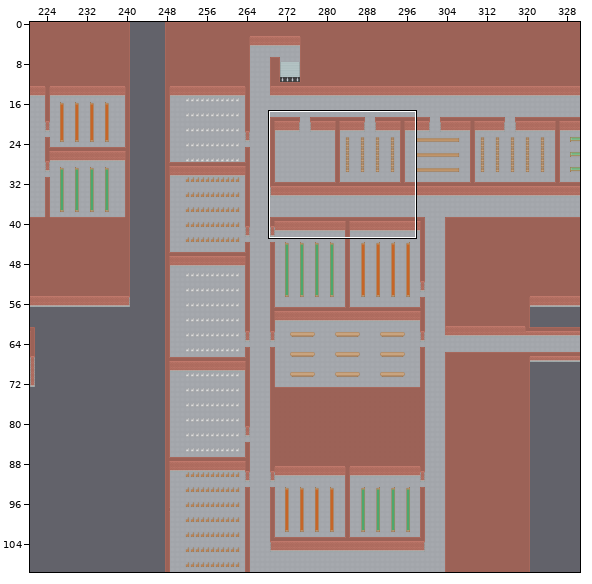
One commit to this Tiled map: core/assets/visuals/maps/Turlington_Dungeon.tmx. The picture above shows the old version from afar; the outline marks the close-up.
Close-up. Before:
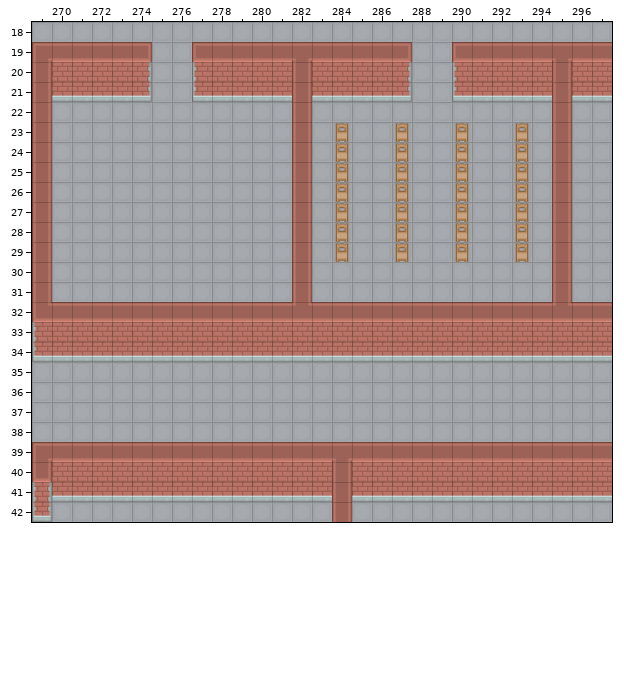
Cells are 64x64 px. Shown: x 269..297, y 18..42. The commit also changed other parts of the map, which this record leaves out.
The result:
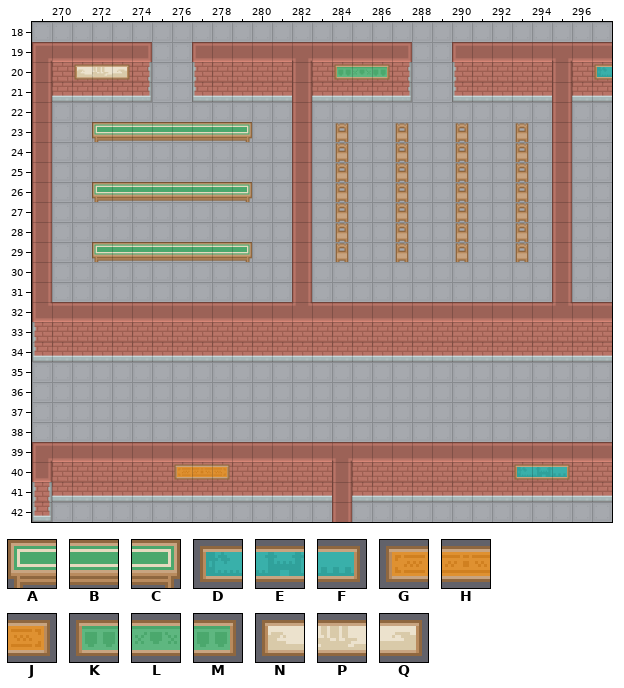
Key: from "roguelikeIndoor_transparent64": A 287, B 288, C 289, D 408, E 409, F 410, G 436, H 437, J 438, K 464, L 465, M 466, N 492, P 493, Q 494.
_ is an empty cell.
Difference:
Layer "Collision":
y 23: x 272..279 ________ -> ABBBBBBC
y 26: x 272..279 ________ -> ABBBBBBC
y 29: x 272..279 ________ -> ABBBBBBC
Layer "Mid":
y 20: x 271..273 ___ -> NPQ; x 284..286 ___ -> KLM; x 297 _ -> D
y 40: x 276..278 ___ -> GHJ; x 293..295 ___ -> DEF
